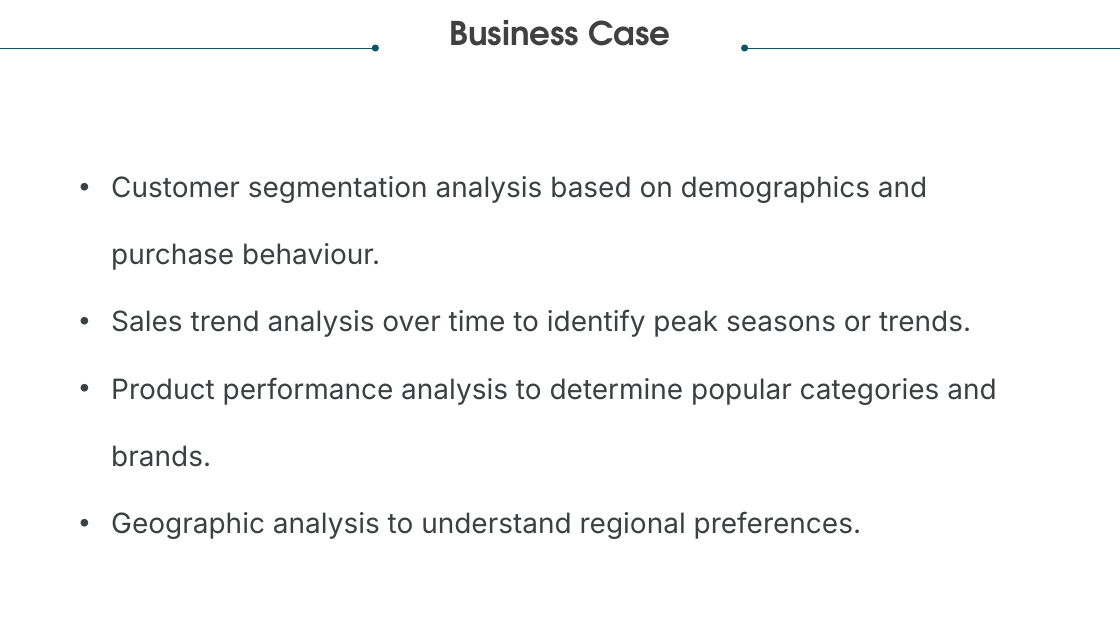
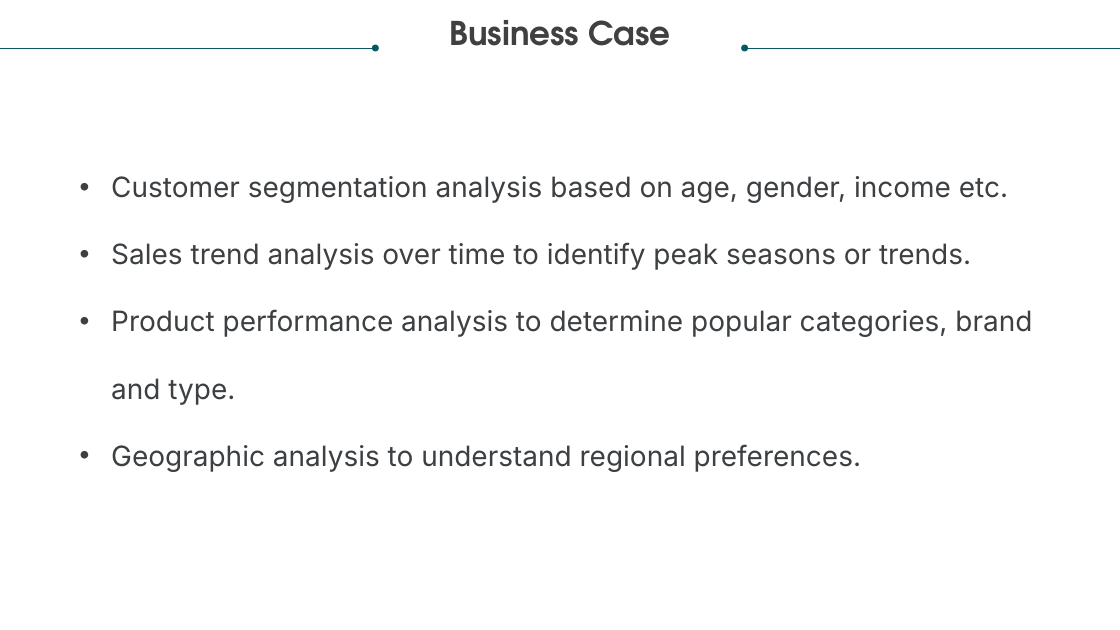
Before and after one commit to jayashreenagaraju/ironhack-final-project, a slide deck: slide 6 of Global Retail Solutions.pptx. Drawn at 1120x630 pixels with LibreOffice and Linux fonts; fonts in the diff are those of the drawing. Boxes give left, top, right and bottom in pixels: in the first picture for what was removed or moved away, otherwise in the second. Text is boxed around its words. In the diff, an @@ line names an element or a change of style, - is before the commit and + after.

```diff
--- a/Global Retail Solutions.pptx
+++ b/Global Retail Solutions.pptx
@@ text at (111,176,1008,203): text changed @@
-• Customer segmentation analysis based on demographics and purchase behaviour.
+• Customer segmentation analysis based on age, gender, income etc.
@@ text at (111,309,1032,405): text changed @@
-• Product performance analysis to determine popular categories and brands.
+• Product performance analysis to determine popular categories, brand and type.
```
Also in this commit, not shown: 4 other slides changed, 2 slides added, 7 slides removed, 5 other files.
